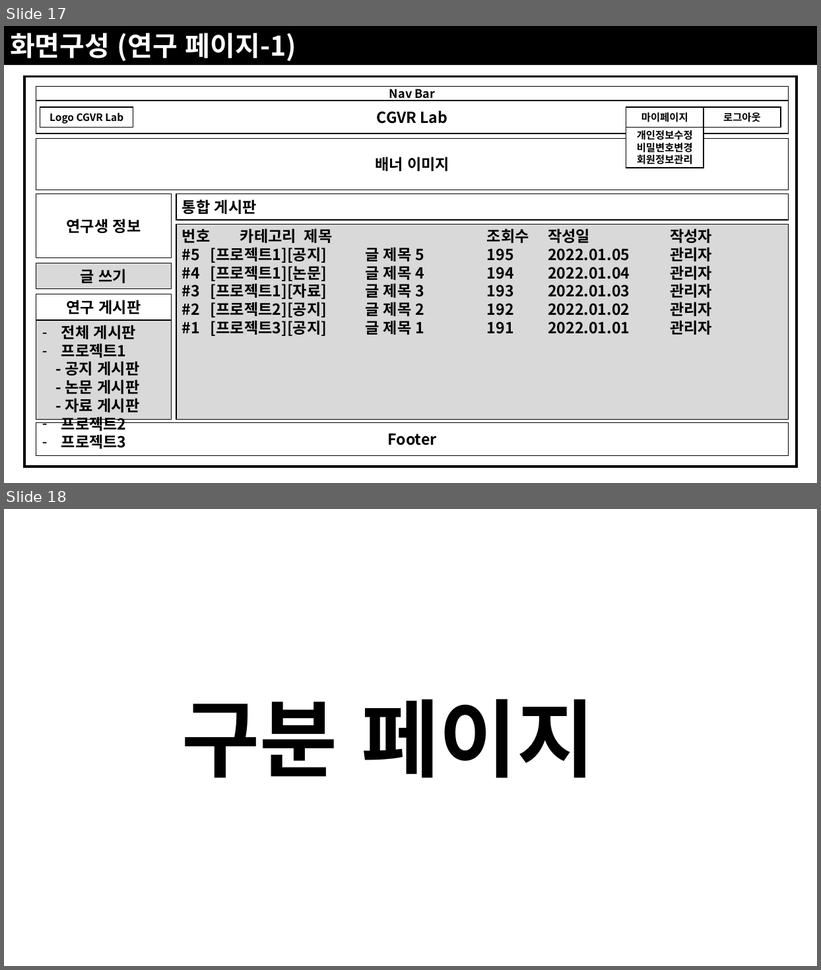
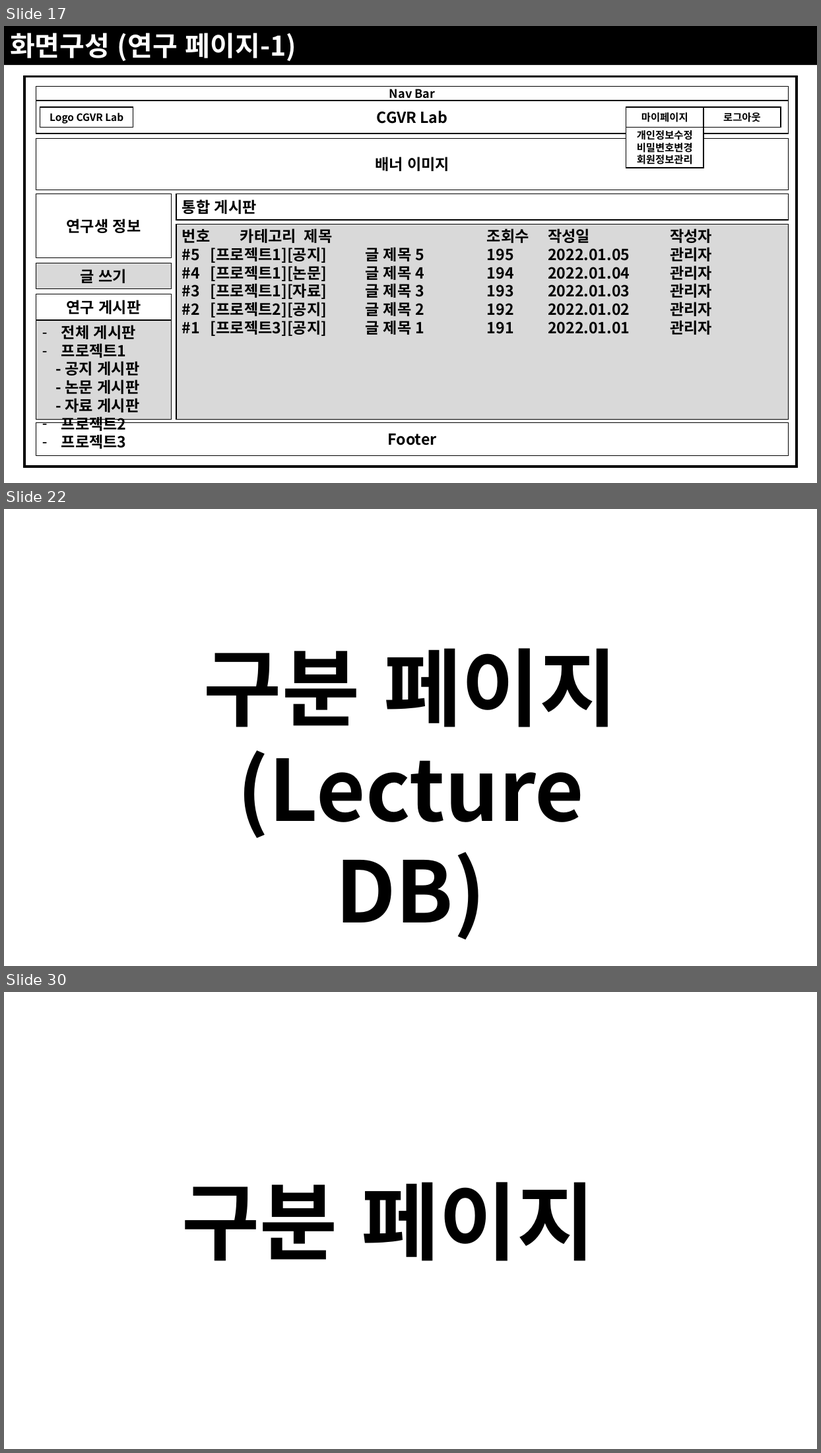
Before and after one commit to JoSihun/CGVR_Lab, a slide deck: documents/01_프로젝트_개발계획.pptx. Shown one above the other, each under a label of ours: slides 17 and 18 before the commit, slides 17, 22 and 30 after it; the slides between them are not shown. The pictures are 821x970 and 821x1453 pixels, drawn with LibreOffice and Linux fonts; fonts in the diff are those of the drawing. Boxes give left, top, right and bottom in pixels: in the first picture for what was removed or moved away, otherwise in the second. Text is boxed around its words. In the diff, an @@ line names an element or a change of style, - is before the commit and + after.

```diff
--- a/documents/01_프로젝트_개발계획.pptx
+++ b/documents/01_프로젝트_개발계획.pptx
@@ slide 22 added at <box>4,509,817,966</box>, background #FFFFFF @@
@@ text added at <box>204,648,617,940</box>, 100 pt, text #000000, bold @@
+구분 페이지
+(Lecture DB)
@@ what was slide 18 is now slide 30 @@
```
Also in this commit, not shown: 1 slide changed, 11 other slides added, 1 other file.
